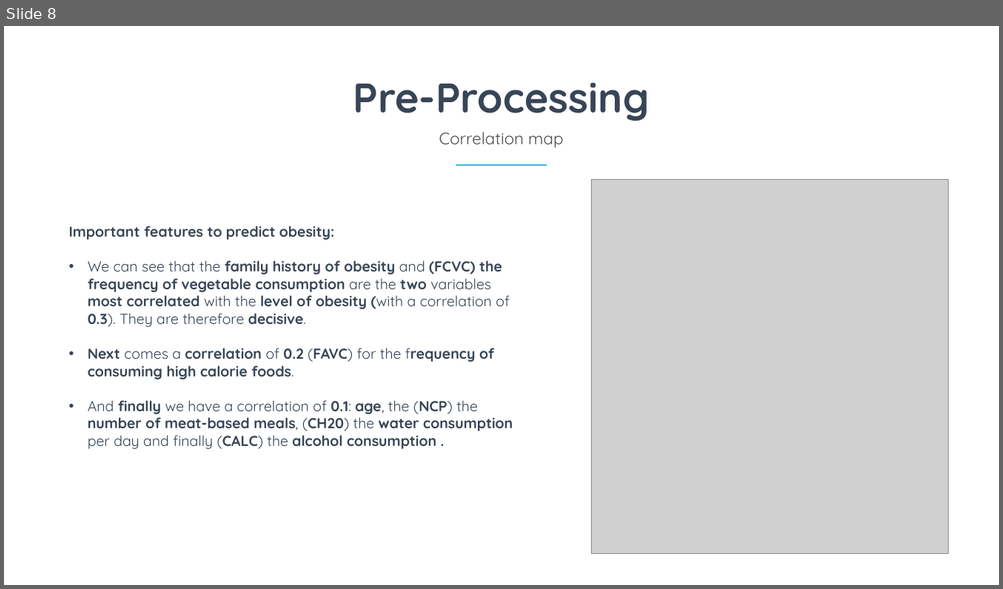
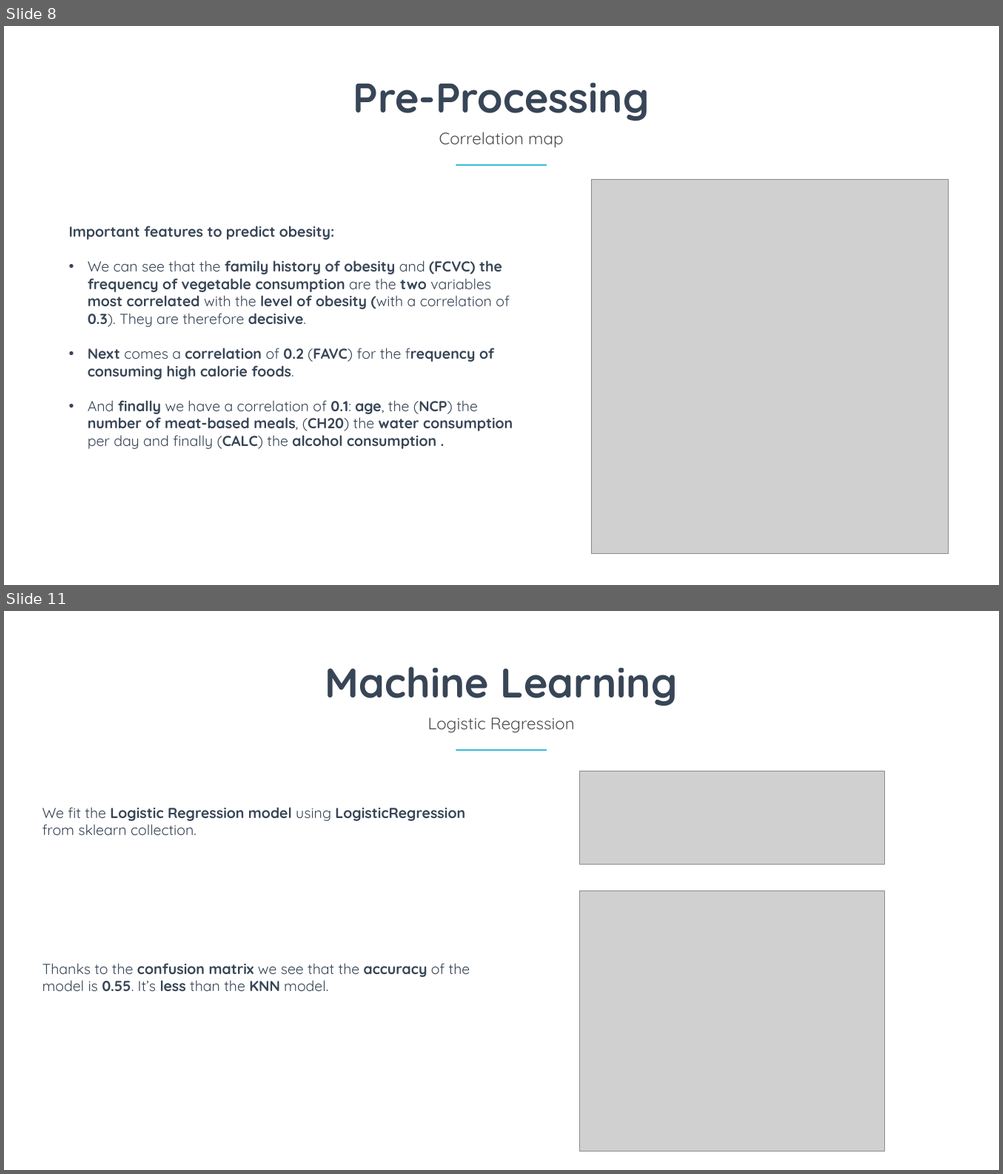
Before and after one commit to Aursen/ObesityAnalysis, a slide deck: Report.pptx. Shown one above the other, each under a label of ours: slide 8 before the commit, slides 8 and 11 after it; the slides between them are not shown. The pictures are 1003x589 and 1003x1174 pixels, drawn with LibreOffice and Linux fonts; fonts in the diff are those of the drawing; grey boxes stand for pictures. Boxes give left, top, right and bottom in pixels: in the first picture for what was removed or moved away, otherwise in the second. Text is boxed around its words. In the diff, an @@ line names an element or a change of style, - is before the commit and + after.

```diff
--- a/Report.pptx
+++ b/Report.pptx
@@ slide 11 added at <box>4,611,999,1170</box>, background #FFFFFF @@
@@ text added at <box>325,667,677,706</box>, 80 pt, text #374556, bold @@
+Machine Learning
@@ text added at <box>428,718,575,733</box>, 32 pt, text #4C4C4C @@
+Logistic Regression
@@ rectangle added at <box>455,749,546,751</box>, fill #41BDDB @@
@@ picture added at <box>580,771,884,864</box> @@
@@ text added at <box>42,807,465,835</box>, 28 pt, text #374556, bold @@
+We fit the Logistic Regression model using LogisticRegression from sklearn collection.
@@ picture added at <box>580,891,884,1151</box> @@
@@ text added at <box>42,963,470,991</box>, 28 pt, text #374556 @@
+Thanks to the confusion matrix we see that the accuracy of the model is 0.55. It’s less than the KNN model.
```
Also in this commit, not shown: 1 slide changed, 6 other slides added, 7 slides removed, 1 other file.
